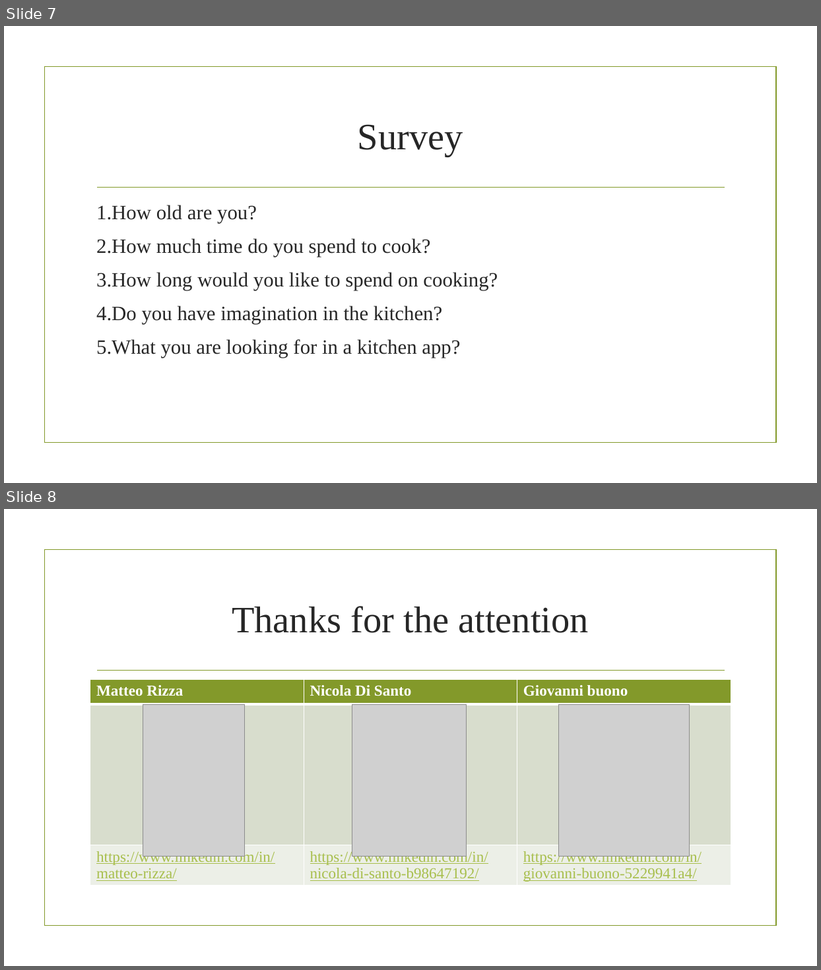
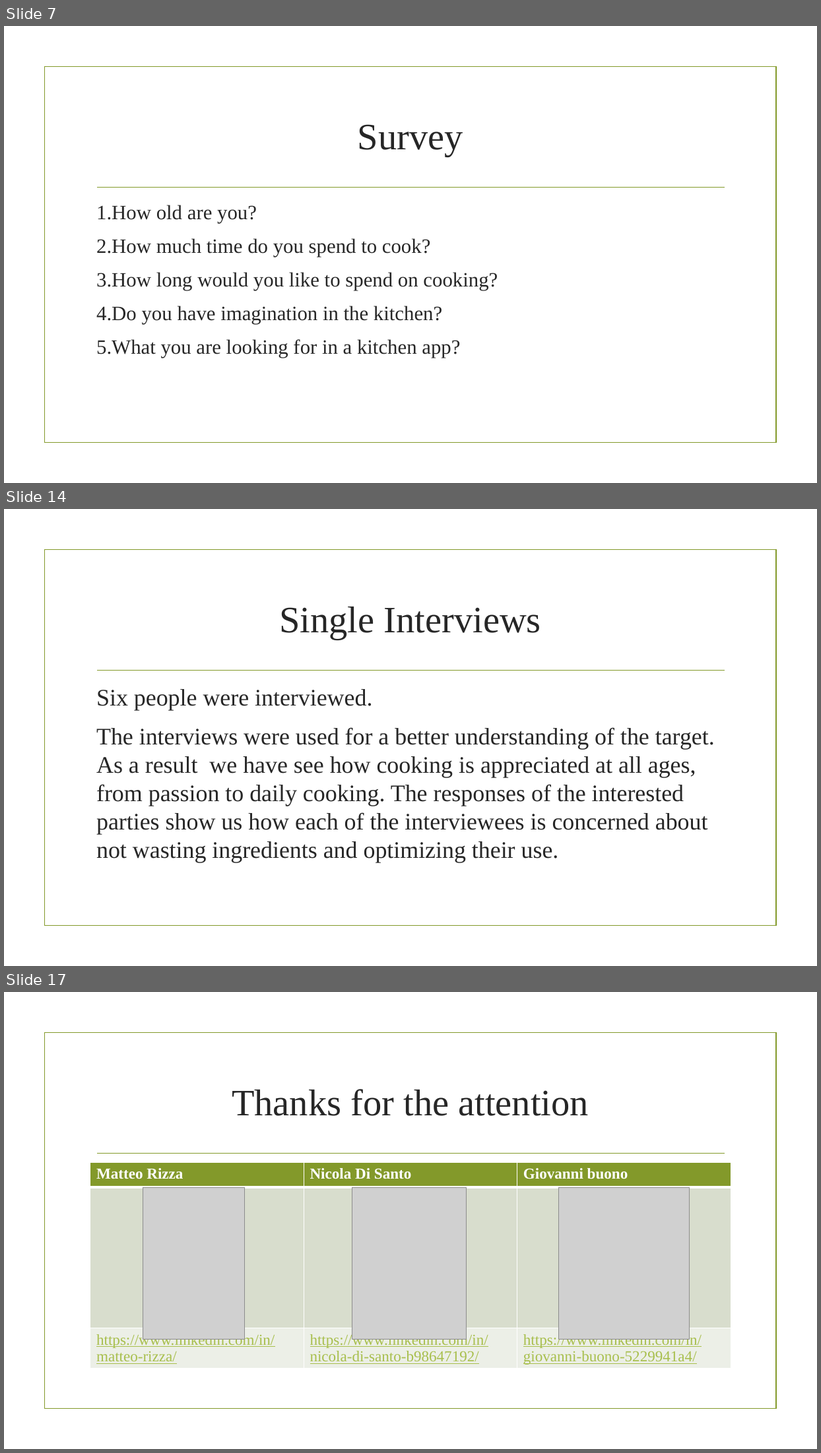
Before and after one commit to nicoDs96/recipes-SE, a slide deck: CookWithMe.pptx. Shown one above the other, each under a label of ours: slides 7 and 8 before the commit, slides 7, 14 and 17 after it; the slides between them are not shown. The pictures are 821x970 and 821x1453 pixels, drawn with LibreOffice and Linux fonts; fonts in the diff are those of the drawing; grey boxes stand for pictures; background and template pictures are left out. Boxes give left, top, right and bottom in pixels: in the first picture for what was removed or moved away, otherwise in the second. Text is boxed around its words. In the diff, an @@ line names an element or a change of style, - is before the commit and + after.

```diff
--- a/CookWithMe.pptx
+++ b/CookWithMe.pptx
@@ slide 14 added at (4, 509, 817, 966), background picture (left out); not listed: 2 template elements that a slide beside it also shows @@
@@ title added at (279, 607, 541, 640), 44 pt, text #262626 @@
+Single Interviews
@@ text added at (96, 689, 715, 863), 28 pt, text #262626 @@
+Six people were interviewed.
+The interviews were used for a better understanding of the target. As a result we have see how cooking is appreciated at all ages, from passion to daily cooking. The responses of the interested parties show us how each of the interviewees is concerned about not wasting ingredients and optimizing their use.
@@ what was slide 8 is now slide 17 @@
```
Also in this commit, not shown: 8 other slides added, 1 other file.
